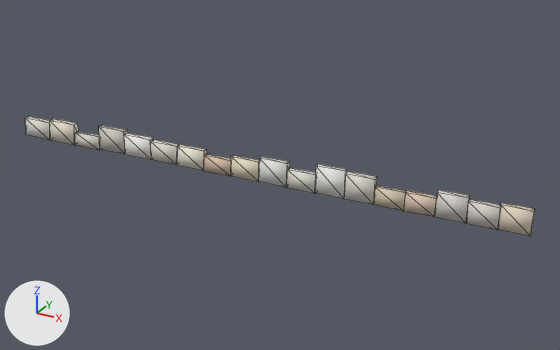
An edit to the glTF model assets/malta/countryside/farm_14_0_far.glb, drawn before and after from the same camera.
Rendered twice from a 50 mm camera at (504.9, -303.6, 55.8) aimed at (486.4, -270.0, 39.0). The lights are fixed; the arrows at lower left show +X, +Y and +Z. The picture after the commit comes second. Mesh edges are drawn as thin lines.

Objects in the first picture: 'geometry_0'.
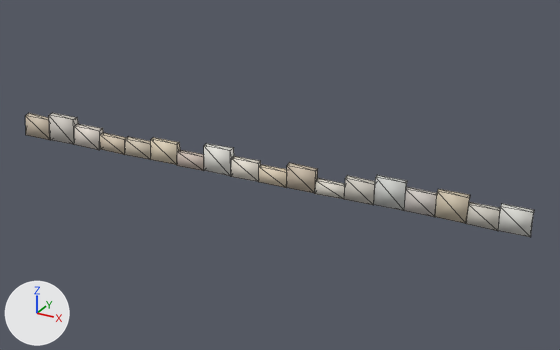
The change, as a diff of the scene's bpy script:
```diff
--- a/assets/malta/countryside/farm_14_0_far.glb.py
+++ b/assets/malta/countryside/farm_14_0_far.glb.py
@@ me_geometry_0 @@
 # used by ob_geometry_0; location = (0.0, 0.0, 0.0)
-me_geometry_0.from_pydata(...)  # 144 vertices, 216 faces; spans x 471.4..499.4, y -273.7..-267.1, z 37.5..40.8
+me_geometry_0.from_pydata(...)  # 144 vertices, 216 faces; spans x 471.4..499.4, y -273.7..-267.1, z 37.5..41.1
+# me_geometry_0 part 1: the loose piece of 8 vertices spanning x 482.2..483.9, y -271.4..-270.4, z 38.8..39.7 is scaled about its middle by (0.991, 0.983, 1.7), then moved by (0.0, 0.0, 0.3)
+# me_geometry_0 part 2: the loose piece of 8 vertices spanning x 486.9..488.6, y -270.4..-269.4, z 38.4..39.5 is scaled about its middle by (0.976, 0.939, 1.25), then moved by (0.0, 0.0, 0.1)
+# me_geometry_0 part 3: the loose piece of 8 vertices spanning x 496.1..497.8, y -268.4..-267.5, z 37.6..38.9 is scaled about its middle by (1, 1.07, 0.849), then moved by (0.0, 0.0, -0.1)
+# me_geometry_0 part 4: 58 of 144 vertices moved; they spanned x 471.4..499.4, y -273.5..-267.3, z 37.5..40.8 and now span x 471.4..499.4, y -273.5..-267.3, z 37.5..41.1; mean shift (0.0, 0.0, -0.1); largest move (488.5, -269.9, 39.9) -> (488.5, -269.9, 39.0)
+# me_geometry_0 part 5: 216 faces centred in x 471.5..499.3, y -273.5..-267.3, z 37.6..40.7 are repainted in the vertex colours, in many colours
 me_geometry_0.materials.append(mat_defaultmaterial)
```

Location of each change, [x1, y1, x2, y2] in pixels of the pictures (560 x 350 px; the box of a moved part takes in the faces that stretch with it):
'geometry_0', reshaped, recoloured
    before: [25, 116, 535, 236]
    after: [25, 113, 534, 237]
part 1 of me_geometry_0, moved or reshaped
    before: [204, 154, 231, 176]
    after: [204, 143, 234, 176]
part 2 of me_geometry_0, moved or reshaped
    before: [287, 167, 316, 193]
    after: [287, 162, 318, 193]
part 3 of me_geometry_0, moved or reshaped
    before: [467, 199, 501, 230]
    after: [466, 202, 500, 231]
part 4 of me_geometry_0, moved or reshaped
    before: [25, 116, 535, 236]
    after: [25, 113, 534, 237]
part 5 of me_geometry_0, recoloured
    both: [26, 116, 534, 236]
